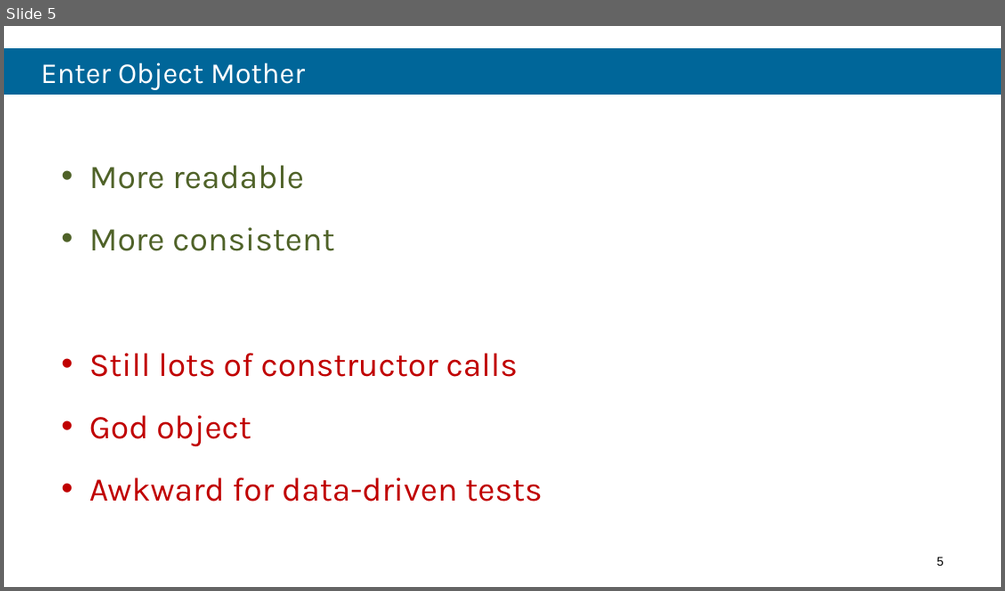
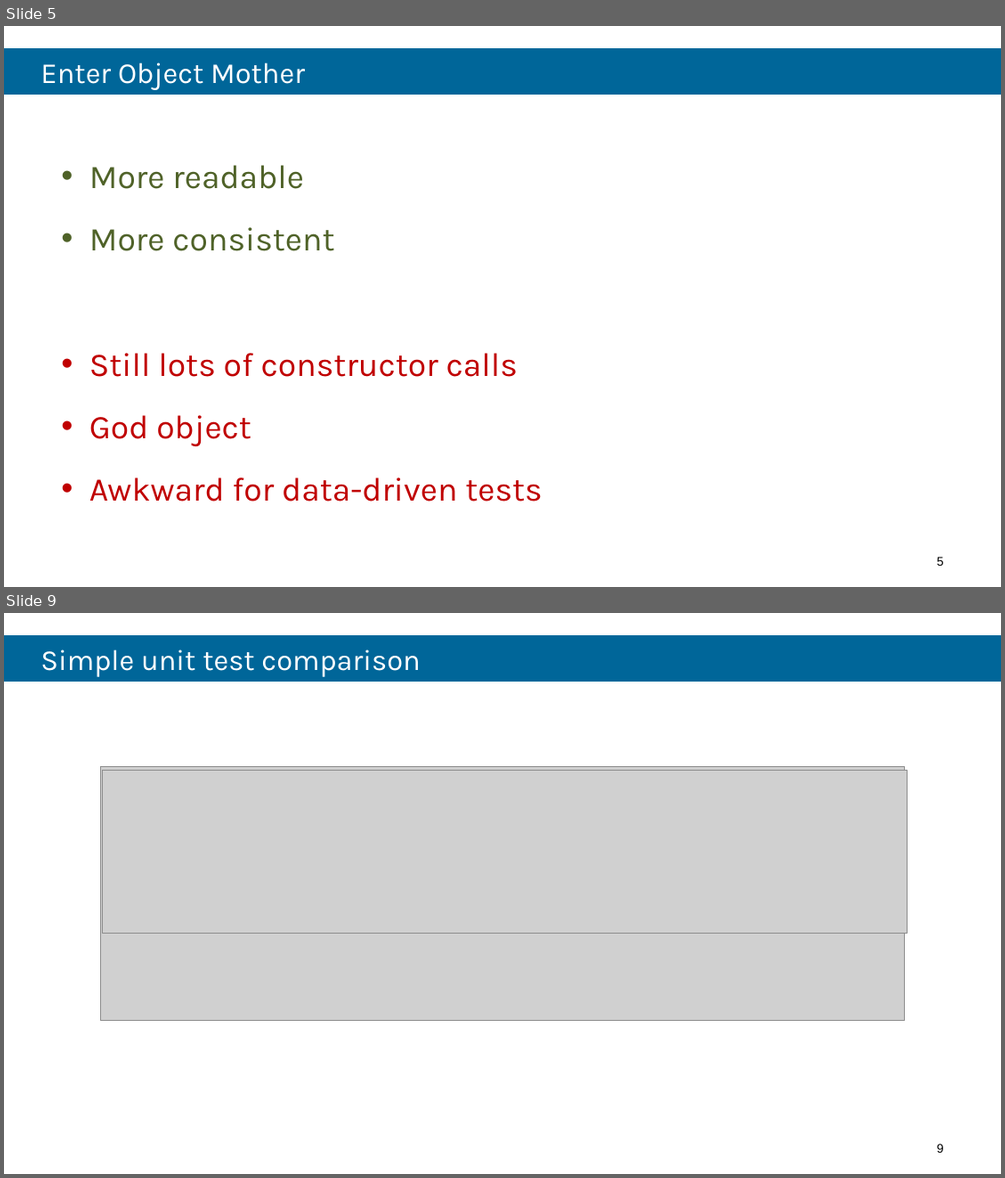
Before and after one commit to robdmoore/TestFixtureDataGenerationPresentation, a slide deck: Presentation.pptx. Shown one above the other, each under a label of ours: slide 5 before the commit, slides 5 and 9 after it; the slides between them are not shown. The pictures are 1005x591 and 1005x1178 pixels, drawn with LibreOffice and Linux fonts; fonts in the diff are those of the drawing; grey boxes stand for pictures; background and template pictures are left out. Boxes give left, top, right and bottom in pixels: in the first picture for what was removed or moved away, otherwise in the second. Text is boxed around its words. In the diff, an @@ line names an element or a change of style, - is before the commit and + after.

```diff
--- a/Presentation.pptx
+++ b/Presentation.pptx
@@ slide 9 added at (x1=4, y1=613, x2=1001, y2=1174), background #FFFFFF @@
@@ title added at (x1=4, y1=635, x2=1001, y2=681), fill #006699, 28 pt, text #FFFFFF @@
+Simple unit test comparison
@@ picture added at (x1=100, y1=766, x2=905, y2=1021) @@
@@ picture added at (x1=102, y1=770, x2=906, y2=933) @@
@@ page number added at (x1=937, y1=1143, x2=944, y2=1152), 12 pt, text #000000 @@
+9
```
Also in this commit, not shown: 1 slide changed, 4 other slides added.
